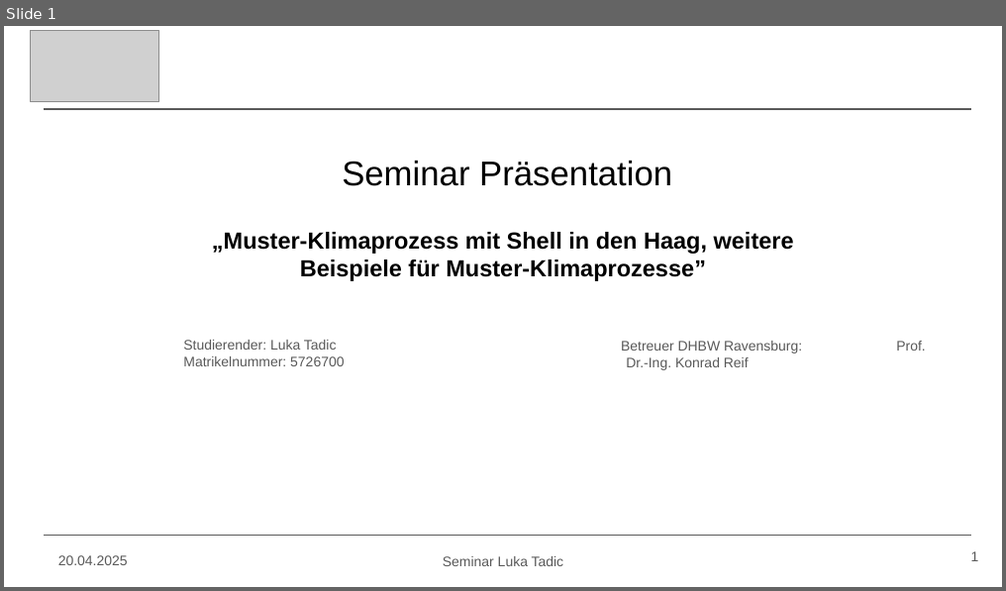
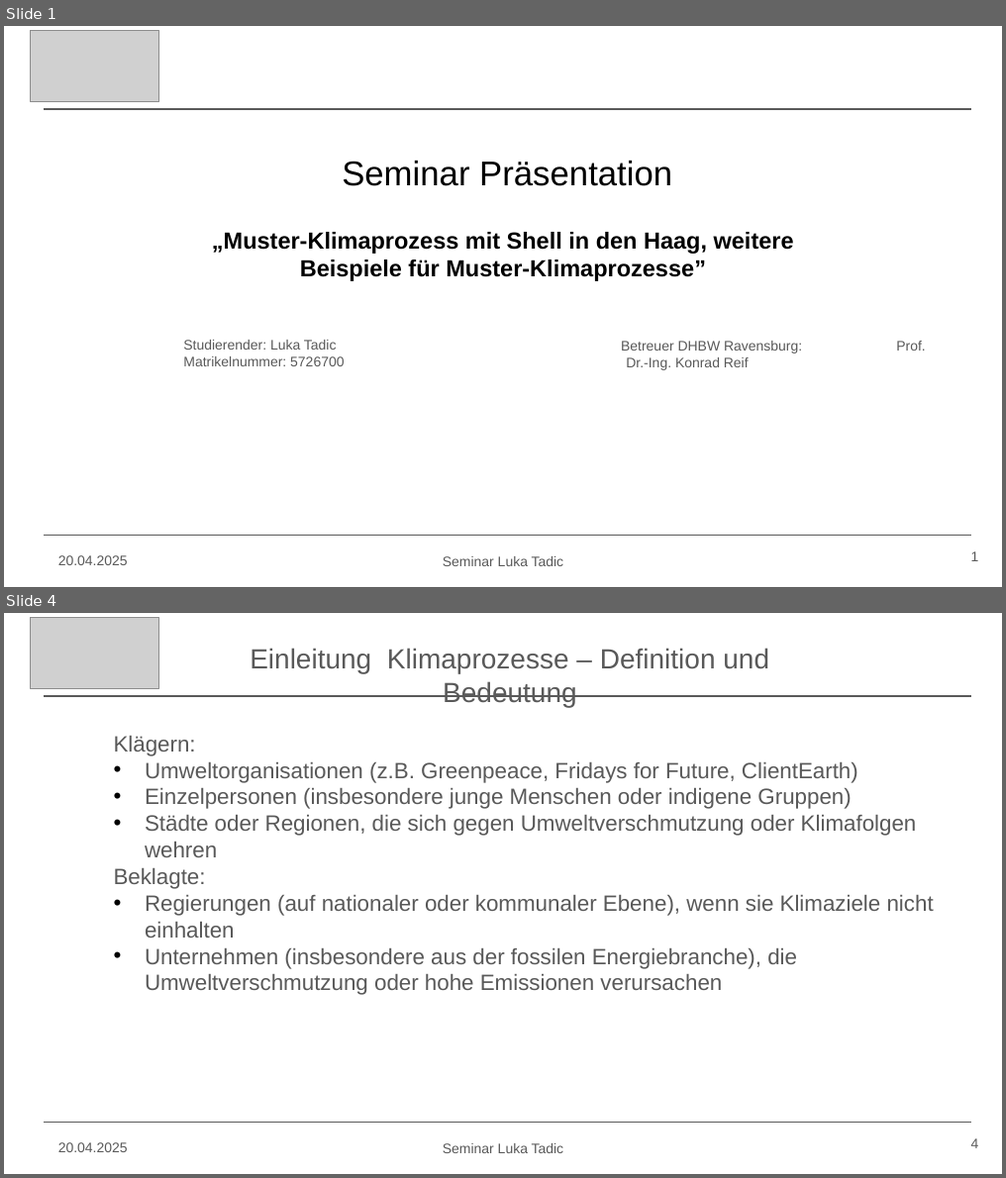
Before and after one commit to Lukiano12/Seminar, a slide deck: Seminar Präsentation.pptx. Shown one above the other, each under a label of ours: slide 1 before the commit, slides 1 and 4 after it; the slides between them are not shown. The pictures are 1006x591 and 1006x1178 pixels, drawn with LibreOffice and Linux fonts; fonts in the diff are those of the drawing; grey boxes stand for pictures. Boxes give left, top, right and bottom in pixels: in the first picture for what was removed or moved away, otherwise in the second. Text is boxed around its words. In the diff, an @@ line names an element or a change of style, - is before the commit and + after.

```diff
--- a/Seminar Präsentation.pptx
+++ b/Seminar Präsentation.pptx
@@ slide 4 added at (x1=4, y1=613, x2=1002, y2=1174), background #FFFFFF @@
@@ picture added at (x1=31, y1=617, x2=159, y2=688) @@
@@ text added at (x1=250, y1=648, x2=769, y2=707), 20 pt, text #595959 @@
+Einleitung Klimaprozesse – Definition und Bedeutung
@@ line added from (43, 696) to (972, 696), #595959 0.75 pt @@
@@ text added at (x1=114, y1=736, x2=934, y2=995), 16 pt, text #595959 @@
+  Klägern:
+  • Umweltorganisationen (z.B. Greenpeace, Fridays for Future, ClientEarth)
+  • Einzelpersonen (insbesondere junge Menschen oder indigene Gruppen)
+  • Städte oder Regionen, die sich gegen Umweltverschmutzung oder Klimafolgen wehren
+  Beklagte:
+  • Regierungen (auf nationaler oder kommunaler Ebene), wenn sie Klimaziele nicht einhalten
+  • Unternehmen (insbesondere aus der fossilen Energiebranche), die Umweltverschmutzung oder hohe Emissionen verursachen
@@ line added from (43, 1122) to (972, 1122), #595959 0.75 pt @@
@@ text added at (x1=58, y1=1143, x2=128, y2=1153), 10 pt, text #595959 @@
+20.04.2025
@@ text added at (x1=443, y1=1144, x2=564, y2=1154), 10 pt, text #595959 @@
+Seminar Luka Tadic
@@ page number added at (x1=971, y1=1139, x2=979, y2=1149), 10 pt, text #595959 @@
+4
```
Also in this commit, not shown: 9 slides changed, 9 other slides added.
